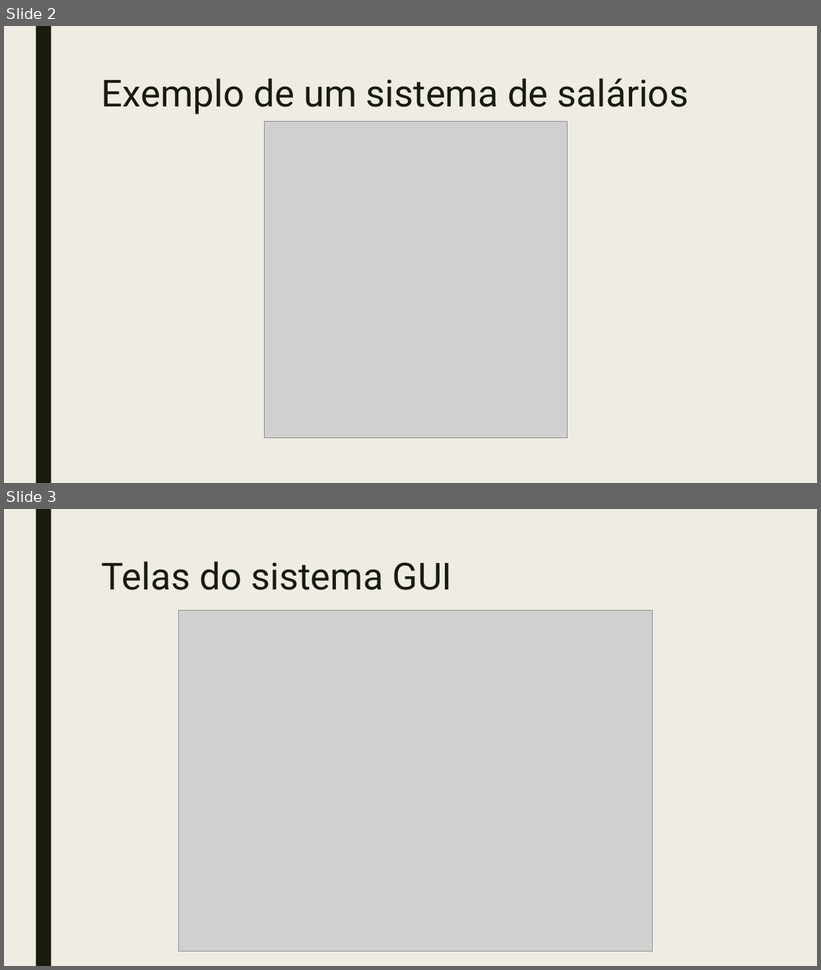
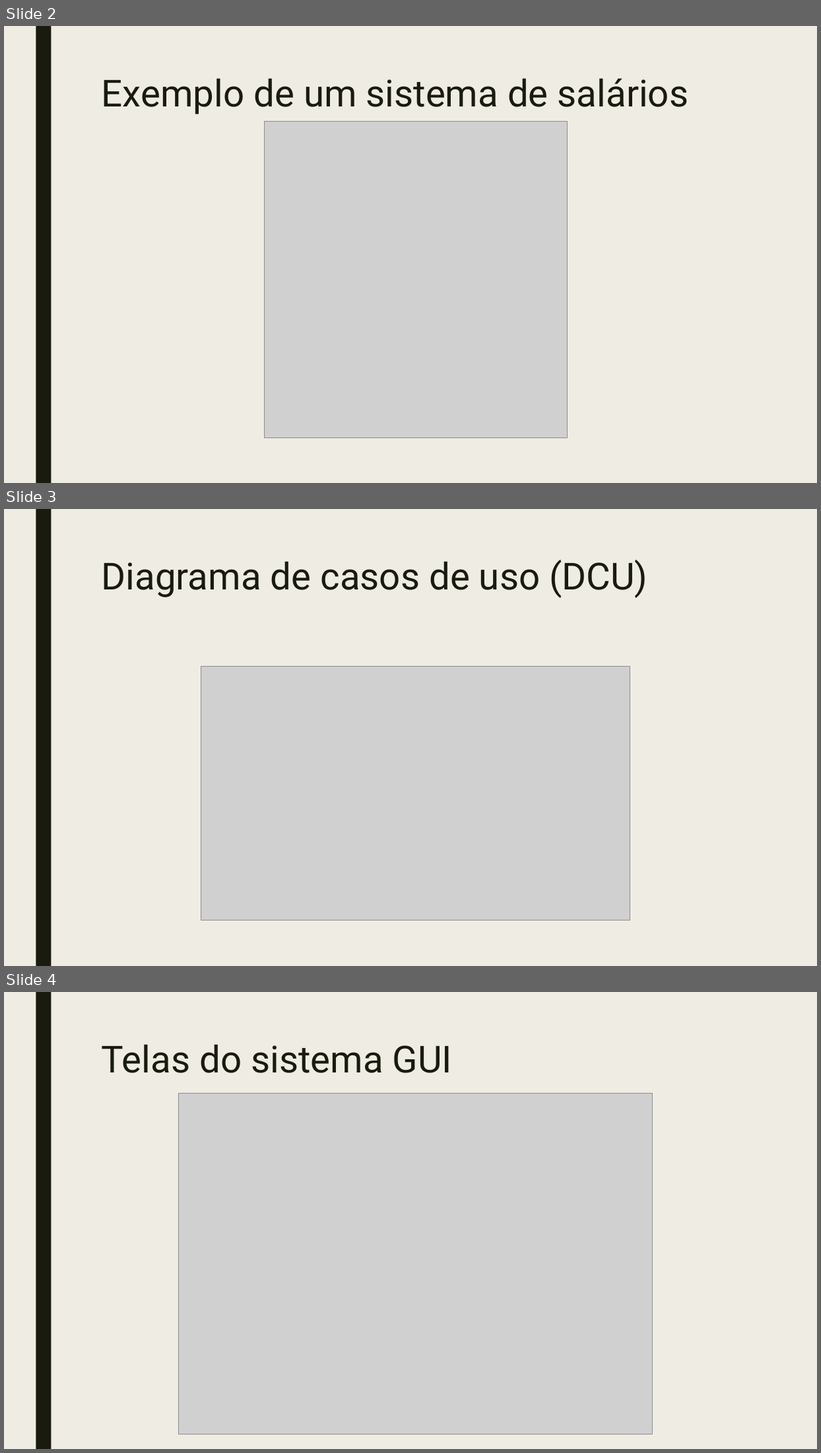
Before and after one commit to wellifabio/etec2021, a slide deck: ds/aula11/MVC-GUI.pptx. Shown one above the other, each under a label of ours: slides 2 and 3 before the commit, slides 2, 3 and 4 after it. The pictures are 821x970 and 821x1453 pixels, drawn with LibreOffice and Linux fonts; fonts in the diff are those of the drawing; grey boxes stand for pictures. Boxes give left, top, right and bottom in pixels: in the first picture for what was removed or moved away, otherwise in the second. Text is boxed around its words. In the diff, an @@ line names an element or a change of style, - is before the commit and + after.

```diff
--- a/ds/aula11/MVC-GUI.pptx
+++ b/ds/aula11/MVC-GUI.pptx
@@ slide 3 added at <box>4,509,817,966</box>, background #EFEDE3; not listed: 1 template element that a slide beside it also shows @@
@@ title added at <box>102,560,648,598</box>, 44 pt, text #191B0E @@
+Diagrama de casos de uso (DCU)
@@ picture added at <box>201,666,630,921</box> @@
@@ what was slide 3 is now slide 4 @@
```
Also in this commit, not shown: 3 other files.
